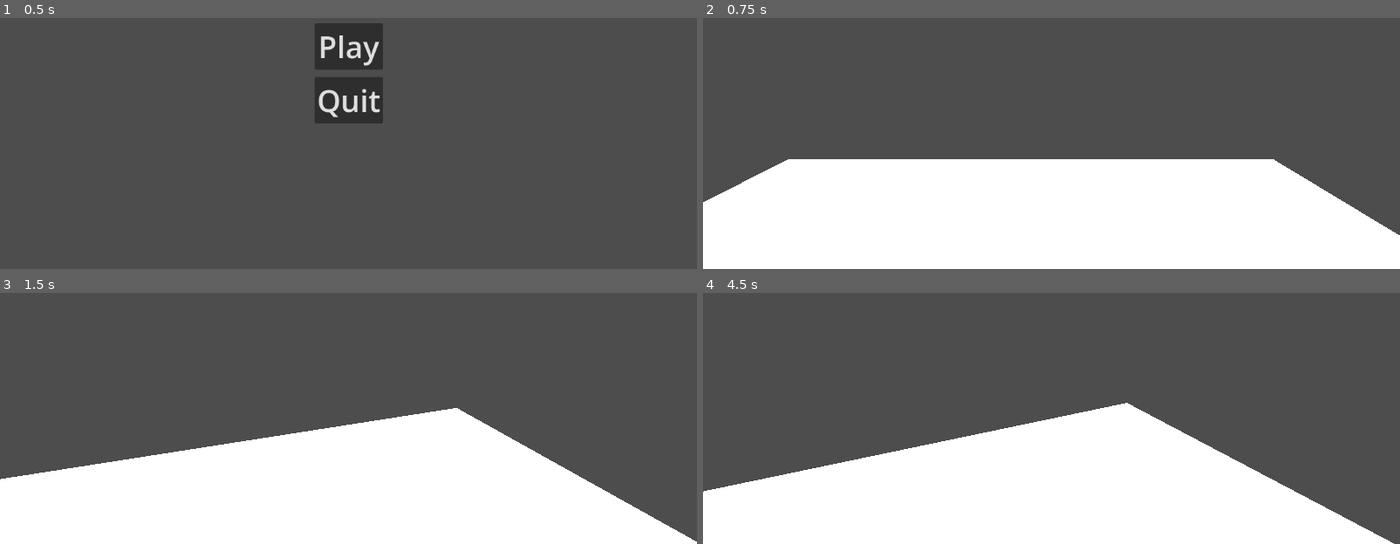
Above: before the commit, frames 1-4 (two rows, left to right).
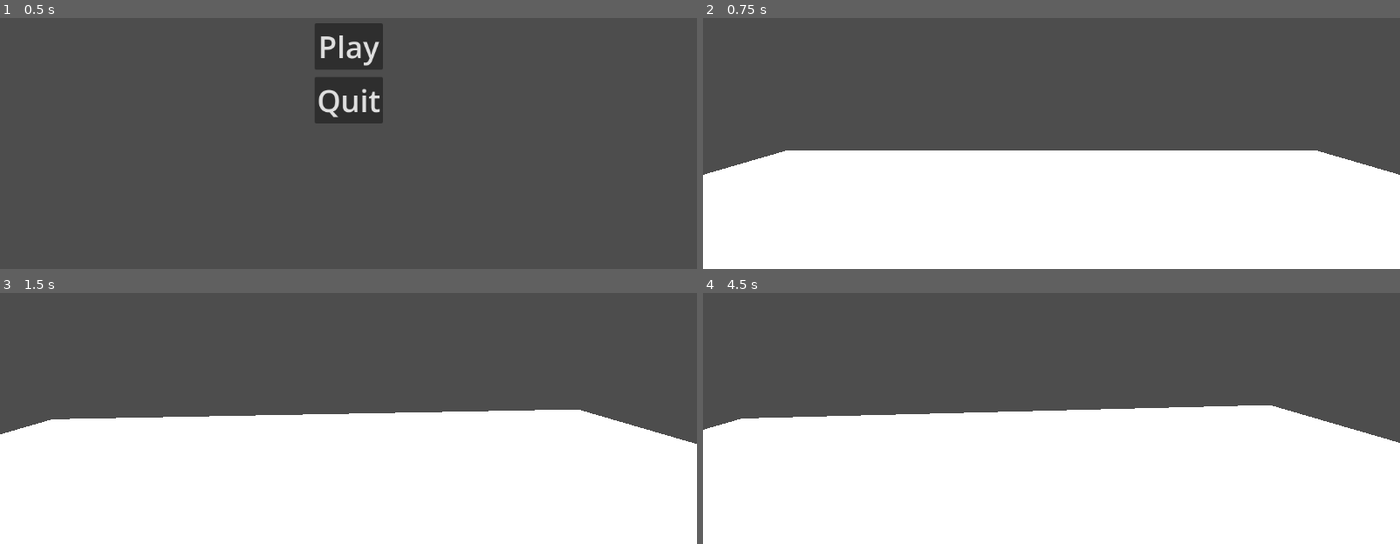
Above: after the commit, the same moments.

Repository: GazizVR/special-shot
Game: Godot game, scene res://scenes/menu.tscn
Two runs of this game, one before a commit and one after it. Both use one fixed random seed, a clock stepped at 60 frames per second and the inputs below.
Inputs (mouse positions are in pixels of both pictures, inside the frame that each line leads up to):
- Up to frame 1 (0.5 s): no input
- Up to frame 2 (0.75 s): click "Play" at 0.5 s
- Up to frame 3 (1.5 s): tap Enter at 1.25 s; move the mouse to (383, 345) at 1.27 s
- Up to frame 4 (4.5 s): tap Space at 2, 3.5 s; move the mouse to (1016, 350) at 2.02 s; tap Enter at 2.75, 4.25 s; move the mouse to (1065, 340) at 2.77 s; move the mouse to (1044, 355) at 3.52 s; move the mouse to (1100, 353) at 4.27 s

Frame 1 is identical in both runs. In frame 2, 6.1% of the frame differs, in the area x 0-100%, y 52-87%; in frame 3, 15%; in frame 4, 17%, in the area x 0-100%, y 43-100%.

Commit message:
player: rotate Camera by x axis

Diff:
--- a/scenes/game.tscn
+++ b/scenes/game.tscn
@@ -25,7 +25,7 @@
 transform = Transform3D(1, 0, 0, 0, -4.371139e-08, 1, 0, -1, -4.371139e-08, 0, 8.49139, 0)
 
 [node name="Player" parent="." unique_id=457187399 instance=ExtResource("1_uwrxv")]
-transform = Transform3D(1, 0, 0, 0, 1, 0, 0, 0, 1, 0, 2.4738278, 0)
+transform = Transform3D(1, 0, 0, 0, 1, 0, 0, 0, 1, 0, 1.1227226, 0)
 
 [node name="PauseLayer" type="CanvasLayer" parent="." unique_id=2086990315]
 process_mode = 3
--- a/scenes/player.tscn
+++ b/scenes/player.tscn
@@ -9,11 +9,11 @@
 script = ExtResource("1_g2els")
 
 [node name="body" type="CollisionShape3D" parent="." unique_id=898352365]
-transform = Transform3D(1, 0, 0, 0, 1, 0, 0, 0, 1, -0.3017993, 0.7765622, 0)
+transform = Transform3D(1, 0, 0, 0, 1, 0, 0, 0, 1, 0, 0.777, 0)
 shape = SubResource("SphereShape3D_u8vuu")
 
 [node name="model" parent="." unique_id=1634859597 instance=ExtResource("1_3vyb7")]
-transform = Transform3D(0.25, 0, 0, 0, 0.25, 0, 0, 0, 0.25, -0.40809536, 0.26346493, 0)
+transform = Transform3D(0.24999884, -0.0007619756, -5.505447e-05, 0.0007619927, 0.24999882, 7.801651e-05, 5.4816886e-05, -7.818362e-05, 0.24999999, -0.000119924545, 0.26299995, -0.004170954)
 
-[node name="Camera3D" type="Camera3D" parent="." unique_id=810746517]
-transform = Transform3D(-1, 0, -8.742278e-08, -1.6167016e-08, 0.98275185, 0.18492912, 8.59149e-08, 0.18492912, -0.98275185, -0.42920804, 1.2399316, 0.14950776)
+[node name="Camera" type="Camera3D" parent="." unique_id=810746517]
+transform = Transform3D(-1, 0, -8.742278e-08, 0, 1, 0, 8.742278e-08, 0, -1, 0, 1.335, 0.16)
--- a/scripts/player.gd
+++ b/scripts/player.gd
@@ -1,5 +1,8 @@
 extends CharacterBody3D
+
+@export var mouseSensetivity = 0.001
 
 func _input(event: InputEvent) -> void:
 	if event is InputEventMouseMotion:
-		rotate_y(-event.relative.x*0.005)
+		rotate_y(-event.relative.x*mouseSensetivity)
+		$Camera.rotate_x(event.relative.y*mouseSensetivity)
